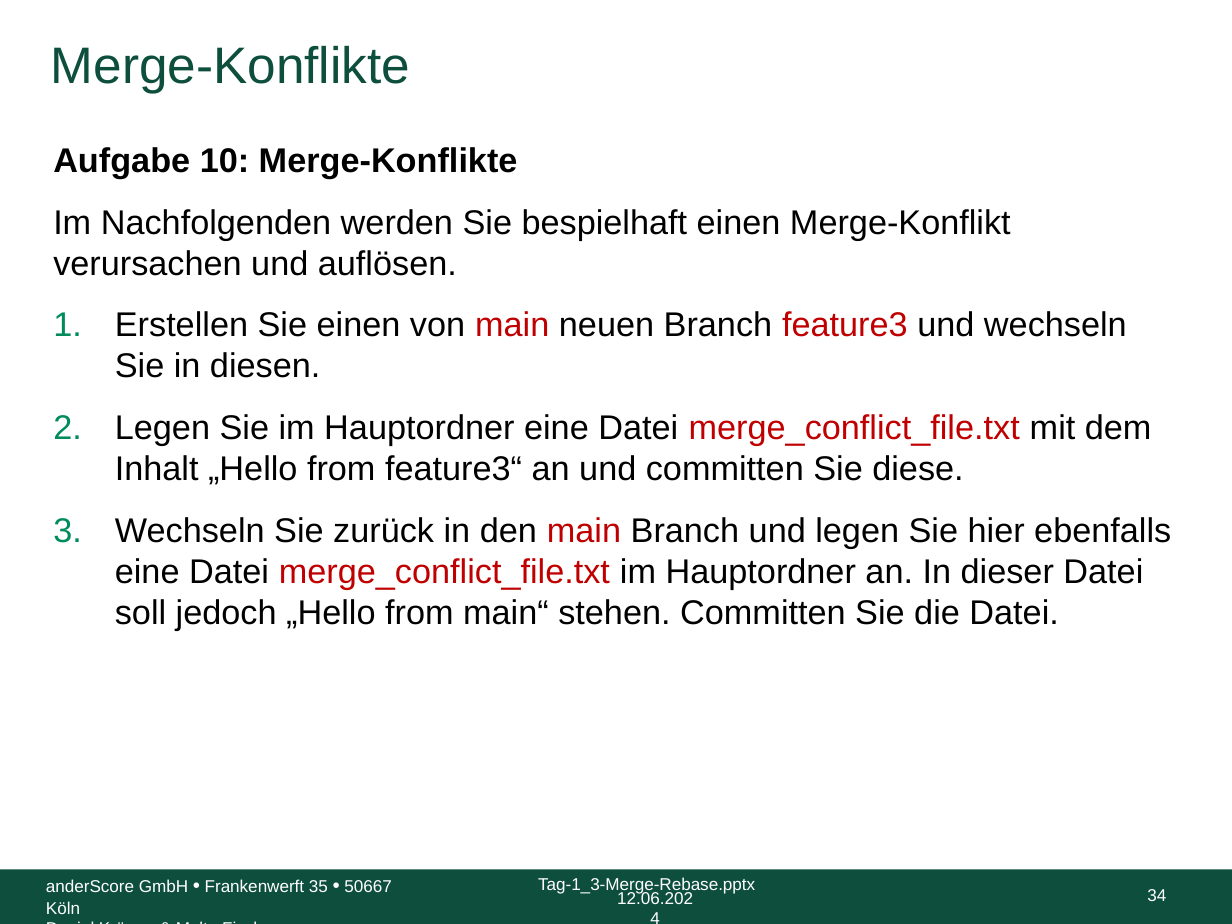
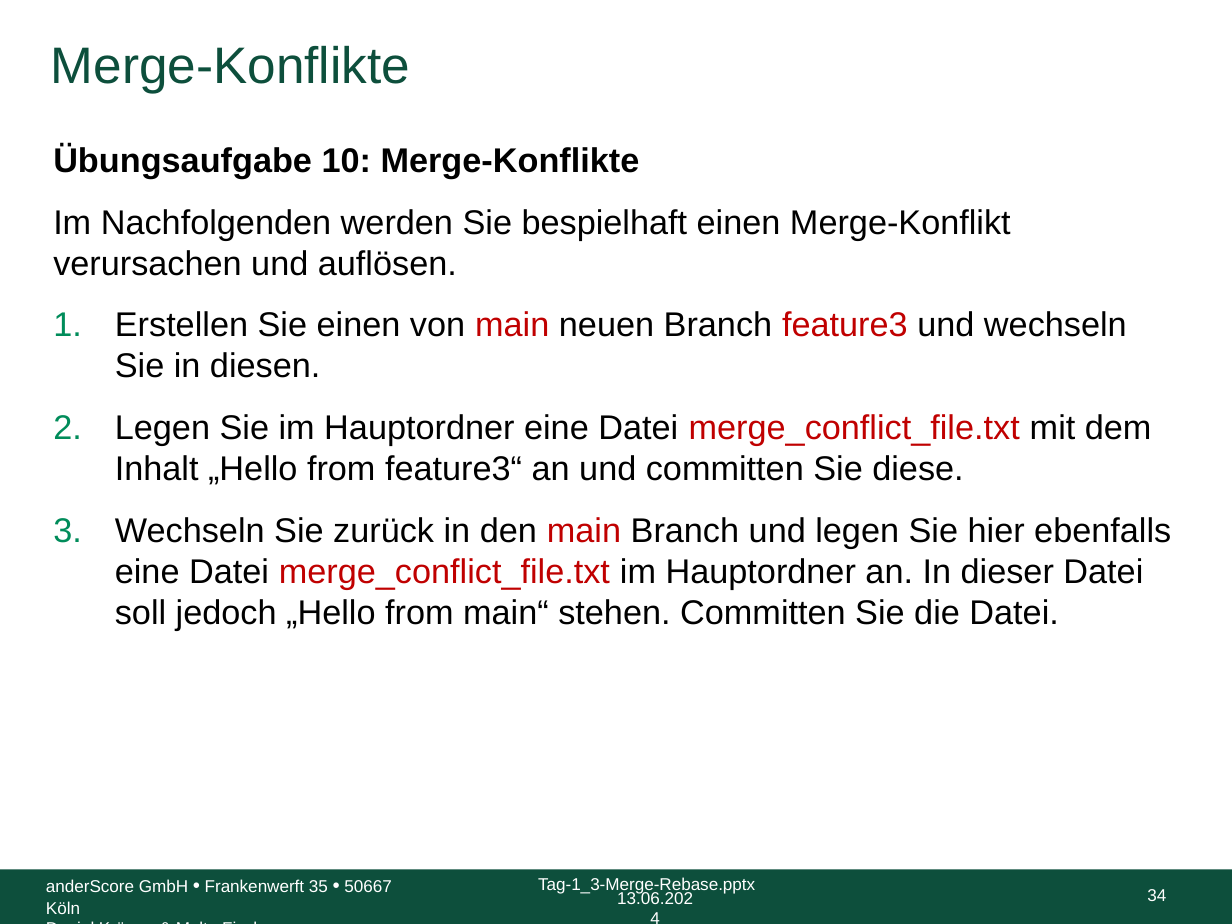
Before and after one commit to anderscore-gmbh/gitlab, a slide deck: slide 34 of slides/Tag-1_3-Merge-Rebase.pptx. Drawn at 1232x924 pixels with LibreOffice and Linux fonts; fonts in the diff are those of the drawing; background and template pictures are left out. Boxes give left, top, right and bottom in pixels: in the first picture for what was removed or moved away, otherwise in the second. Text is boxed around its words. In the diff, an @@ line names an element or a change of style, - is before the commit and + after.

```diff
--- a/slides/Tag-1_3-Merge-Rebase.pptx
+++ b/slides/Tag-1_3-Merge-Rebase.pptx
@@ text at [53, 145, 640, 179]: text changed @@
-Aufgabe 10: Merge-Konflikte
+Übungsaufgabe 10: Merge-Konflikte
@@ text at [617, 890, 693, 904]: text changed @@
-12.06.2024
+13.06.2024
```
Also in this commit, not shown: 117 other slides changed, 1 other file.
